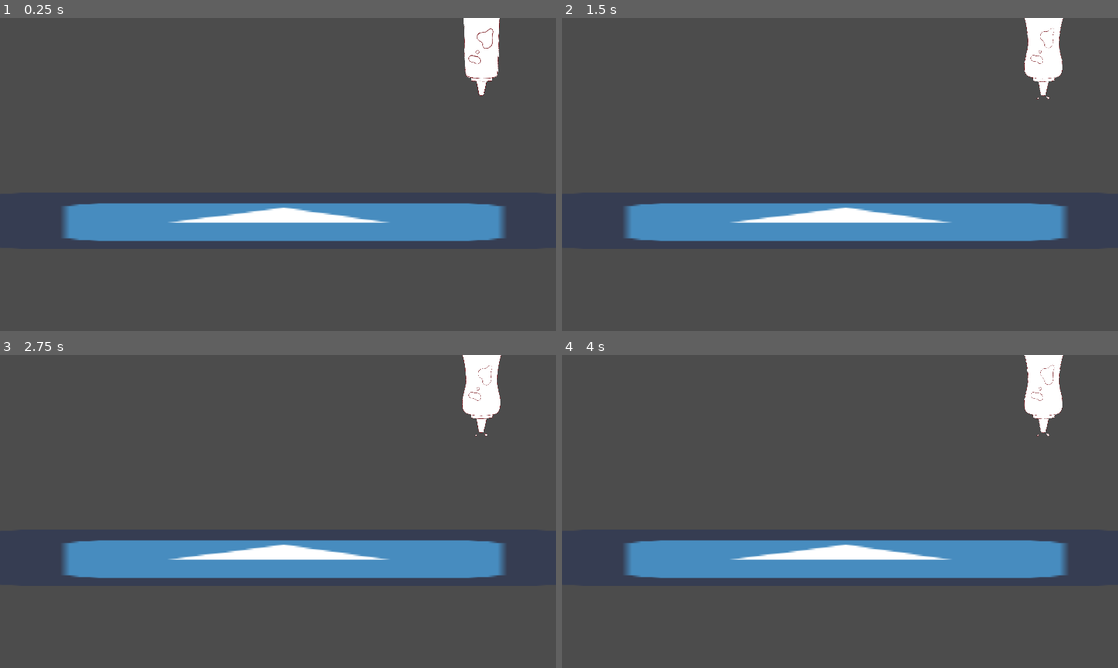
Above: before the commit, frames 1-4 (two rows, left to right).
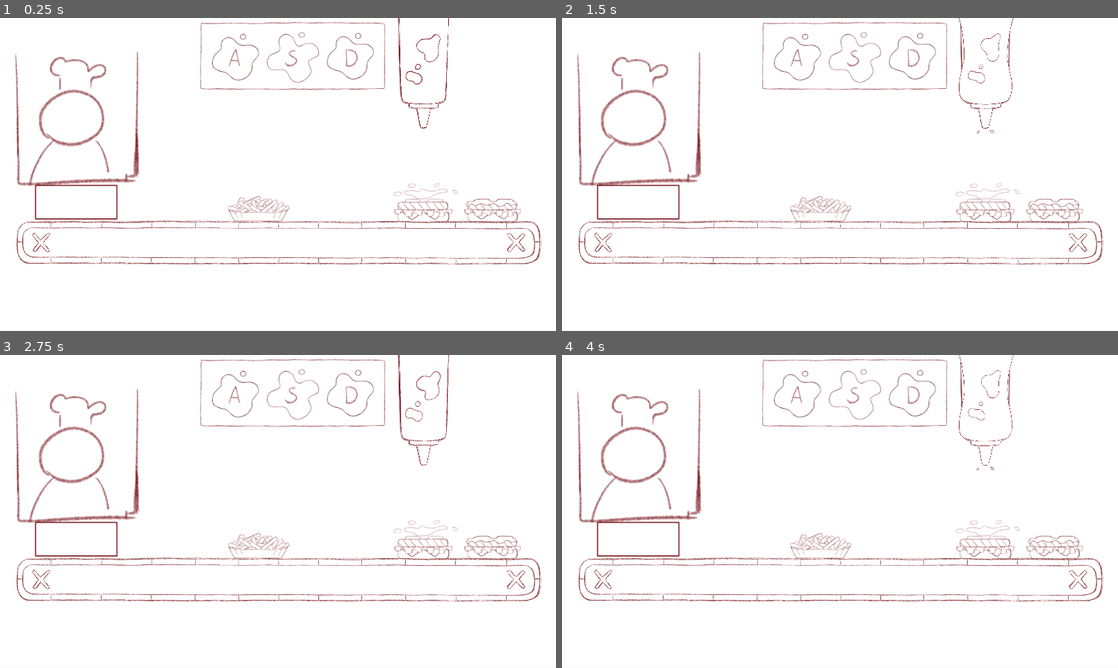
Above: after the commit, the same moments.

Repository: christophprenissl/sauce_game
Game: Godot game, scene res://Scenes/Game.tscn
Two runs of this game, one before a commit and one after it. Both use one fixed random seed, a clock stepped at 60 frames per second and the inputs below. The engine's default icon, where the game draws it, is replaced by a stand-in: a white triangle on a blue panel in a dark square.
Inputs:
- Up to frame 1 (0.25 s): no input
- Up to frame 2 (1.5 s): hold A (sauce_a) 0.53-1.28 s; tap D (sauce_d) at 0.8, 1.35 s
- Up to frame 3 (2.75 s): tap S (sauce_s) at 1.55 s; hold S (sauce_s) from 2.03 s (still down); tap A (sauce_a) at 2.3 s
- Up to frame 4 (4 s): release S (sauce_s) at 2.78 s; tap A (sauce_a) at 2.85 s; tap D (sauce_d) at 3.05 s; hold D (sauce_d) from 3.53 s (still down); tap S (sauce_s) at 3.8 s

The runs differ from the first frame. In frame 1, 98% of the frame differs, in the area x 0-100%, y 0-100%; in frame 2, 98%; in frame 3, 98%; in frame 4, 98%.

Commit message:
refactored production line and added 3 sauce layers to dish

Diff:
--- a/GameObjects/Dish.tscn
+++ b/GameObjects/Dish.tscn
@@ -62,20 +62,40 @@
 position = Vector2( 0, -500 )
 frames = SubResource( 1 )
 animation = "idle"
-frame = 1
+frame = 2
 playing = true
 
 [node name="CollisionShape" type="CollisionShape2D" parent="."]
 position = Vector2( 0, -250 )
 shape = SubResource( 2 )
 
-[node name="Sauce" type="AnimatedSprite" parent="."]
+[node name="Sauce1" type="AnimatedSprite" parent="."]
 unique_name_in_owner = true
 visible = false
 modulate = Color( 0.933333, 0.34902, 0.34902, 1 )
 position = Vector2( 0, -500 )
 frames = SubResource( 6 )
 animation = "idle"
+frame = 1
+playing = true
+
+[node name="Sauce2" type="AnimatedSprite" parent="."]
+unique_name_in_owner = true
+visible = false
+modulate = Color( 0.933333, 0.34902, 0.34902, 1 )
+position = Vector2( 5, -545 )
+frames = SubResource( 6 )
+animation = "idle"
+playing = true
+
+[node name="Sauce3" type="AnimatedSprite" parent="."]
+unique_name_in_owner = true
+visible = false
+modulate = Color( 0.933333, 0.34902, 0.34902, 1 )
+position = Vector2( -10, -590 )
+frames = SubResource( 6 )
+animation = "idle"
+frame = 2
 playing = true
 
 [connection signal="area_entered" from="." to="." method="_on_Dish_area_entered"]
--- a/Scenes/Game.gd
+++ b/Scenes/Game.gd
@@ -1,18 +1,16 @@
 extends Node2D
 
 onready var saucer = $"%Saucer"
+onready var production_line = $"%ProductionLine"
+
+export var sauce_color_a: Color = Color.white
+export var sauce_color_s: Color = Color.white
+export var sauce_color_d: Color = Color.white
 
 func _process(delta):
-	var a_pressed = false
-	var s_pressed = false
-	var d_pressed = false
-
-	if Input.is_action_pressed("sauce_a"):
-		a_pressed = true
-	if Input.is_action_pressed("sauce_s"):
-		s_pressed = true
-	if Input.is_action_pressed("sauce_d"):
-		d_pressed = true
-
-	if a_pressed || s_pressed || d_pressed:
-		saucer.sauce()
+	if Input.is_action_just_pressed("sauce_a"):
+		saucer.sauce(sauce_color_a)
+	if Input.is_action_just_pressed("sauce_s"):
+		saucer.sauce(sauce_color_s)
+	if Input.is_action_just_pressed("sauce_d"):
+		saucer.sauce(sauce_color_d)
--- a/Scenes/Game.tscn
+++ b/Scenes/Game.tscn
@@ -1,33 +1,64 @@
-[gd_scene load_steps=18 format=2]
+[gd_scene load_steps=25 format=2]
 
-[ext_resource path="res://icon.png" type="Texture" id=1]
+[ext_resource path="res://Assets/Spritesheets/spritesheet_laufband.png" type="Texture" id=1]
 [ext_resource path="res://Music/Bossa.mp3" type="AudioStream" id=2]
 [ext_resource path="res://Scripts/ProductionLine.gd" type="Script" id=3]
 [ext_resource path="res://Assets/Spritesheets/spritesheet_tube.png" type="Texture" id=4]
 [ext_resource path="res://Scenes/Saucer.gd" type="Script" id=5]
 [ext_resource path="res://Scenes/Game.gd" type="Script" id=6]
+[ext_resource path="res://Assets/mockup.png" type="Texture" id=7]
 
 [sub_resource type="SpriteFrames" id=1]
 animations = [ {
-"frames": [  ],
+"frames": [ ExtResource( 7 ) ],
 "loop": true,
 "name": "default",
 "speed": 5.0
 } ]
 
+[sub_resource type="AtlasTexture" id=12]
+flags = 4
+atlas = ExtResource( 1 )
+region = Rect2( 0, 0, 1843, 178 )
+
+[sub_resource type="AtlasTexture" id=13]
+flags = 4
+atlas = ExtResource( 1 )
+region = Rect2( 0, 178, 1843, 178 )
+
+[sub_resource type="AtlasTexture" id=14]
+flags = 4
+atlas = ExtResource( 1 )
+region = Rect2( 0, 356, 1843, 178 )
+
+[sub_resource type="AtlasTexture" id=15]
+flags = 4
+atlas = ExtResource( 1 )
+region = Rect2( 0, 534, 1843, 178 )
+
+[sub_resource type="AtlasTexture" id=16]
+flags = 4
+atlas = ExtResource( 1 )
+region = Rect2( 0, 712, 1843, 178 )
+
+[sub_resource type="AtlasTexture" id=17]
+flags = 4
+atlas = ExtResource( 1 )
+region = Rect2( 0, 890, 1843, 178 )
+
 [sub_resource type="SpriteFrames" id=2]
 animations = [ {
-"frames": [ ExtResource( 1 ) ],
+"frames": [ SubResource( 12 ), SubResource( 13 ), SubResource( 14 ), SubResource( 15 ), SubResource( 16 ), SubResource( 17 ) ],
 "loop": true,
-"name": "default",
+"name": "moving",
 "speed": 5.0
 } ]
 
 [sub_resource type="RectangleShape2D" id=4]
-extents = Vector2( 2.06704, 22.9404 )
+extents = Vector2( 133.5, 56.4702 )
 
 [sub_resource type="RectangleShape2D" id=3]
-extents = Vector2( 2.54749, 42.1141 )
+extents = Vector2( 29, 115.5 )
 
 [sub_resource type="AtlasTexture" id=5]
 flags = 4
@@ -74,8 +105,13 @@
 
 [node name="Game" type="Node2D"]
 script = ExtResource( 6 )
+sauce_color_a = Color( 0.854902, 0.0627451, 0.0627451, 1 )
+sauce_color_s = Color( 0.858824, 0.74902, 0.027451, 1 )
+sauce_color_d = Color( 0.945098, 0.921569, 0.870588, 1 )
 
 [node name="Background" type="AnimatedSprite" parent="."]
+position = Vector2( 971, 547.5 )
+scale = Vector2( 2, 2.01222 )
 frames = SubResource( 1 )
 
 [node name="MusicPlayer" type="AudioStreamPlayer" parent="."]
@@ -83,41 +119,41 @@
 autoplay = true
 
 [node name="ProductionLine" type="AnimatedSprite" parent="."]
-position = Vector2( 963, 700 )
-scale = Vector2( 33.5625, 3.01562 )
+unique_name_in_owner = true
+position = Vector2( 961, 773 )
 frames = SubResource( 2 )
+animation = "moving"
+frame = 5
+playing = true
 script = ExtResource( 3 )
 spawn_rate = 200
 
 [node name="ProductionArea" type="Area2D" parent="ProductionLine"]
 unique_name_in_owner = true
-position = Vector2( -35, -32 )
+position = Vector2( -697, -73 )
 collision_layer = 4
 
 [node name="CollisionShape" type="CollisionShape2D" parent="ProductionLine/ProductionArea"]
-position = Vector2( 0.456239, 0 )
+position = Vector2( 0, -50 )
 shape = SubResource( 4 )
 __meta__ = {
 "_edit_lock_": true
 }
 
 [node name="ConsumptionArea" type="Area2D" parent="ProductionLine"]
-position = Vector2( 37.6313, -71.2955 )
+position = Vector2( 1108, -114 )
 collision_layer = 2
 
 [node name="CollisionShape" type="CollisionShape2D" parent="ProductionLine/ConsumptionArea"]
+position = Vector2( -46, 11.5 )
 shape = SubResource( 3 )
-__meta__ = {
-"_edit_lock_": true
-}
 
 [node name="Saucer" type="AnimatedSprite" parent="."]
 unique_name_in_owner = true
-position = Vector2( 1662, 140 )
-scale = Vector2( 0.25, 0.25 )
+position = Vector2( 1462, 200.688 )
+scale = Vector2( 0.347163, 0.35108 )
 frames = SubResource( 8 )
 animation = "idle"
-frame = 1
 playing = true
 script = ExtResource( 5 )
 
@@ -127,5 +163,8 @@
 cast_to = Vector2( 0, 2000 )
 collide_with_areas = true
 collide_with_bodies = false
+__meta__ = {
+"_edit_lock_": true
+}
 
 [connection signal="animation_finished" from="Saucer" to="Saucer" method="_on_Saucer_animation_finished"]
--- a/Scenes/Saucer.gd
+++ b/Scenes/Saucer.gd
@@ -2,12 +2,12 @@
 
 onready var ray_cast = $RayCast
 
-func sauce():
+func sauce(sauce_color: Color):
 	set_animation("sauce")
 	if ray_cast.is_colliding():
 		var object = ray_cast.get_collider()
 		if object.get_collision_layer() == 1:
-			object.add_sauce()
+			object.add_sauce(sauce_color)
 
 
 
--- a/Scripts/Dish.gd
+++ b/Scripts/Dish.gd
@@ -1,6 +1,9 @@
 extends Area2D
 
-onready var sauce = $"%Sauce"
+onready var sauce1 = $"%Sauce1"
+onready var sauce2 = $"%Sauce2"
+onready var sauce3 = $"%Sauce3"
+
 export var speed = 100
 
 func _process(delta):
@@ -11,5 +14,17 @@
 		queue_free()
 
 
-func add_sauce():
-	sauce.set_visible(true)
+func add_sauce(sauce_color : Color):
+	if !sauce1.visible:
+		sauce1.set_modulate(sauce_color)
+		sauce1.set_visible(true)
+		return
+
+	if !sauce2.visible:
+		sauce2.set_modulate(sauce_color)
+		sauce2.set_visible(true)
+		return
+
+	if !sauce3.visible:
+		sauce3.set_modulate(sauce_color)
+		sauce3.set_visible(true)
Not shown, added: Assets/Spritesheets/spritesheet_board.png.import
Not shown, added: Assets/Spritesheets/spritesheet_letters.png.import
Not shown, added: Assets/Spritesheets/spritesheet_sauce.png.import
Binary file added: Assets/mockup.png
Not shown, added: Assets/mockup.png.import
